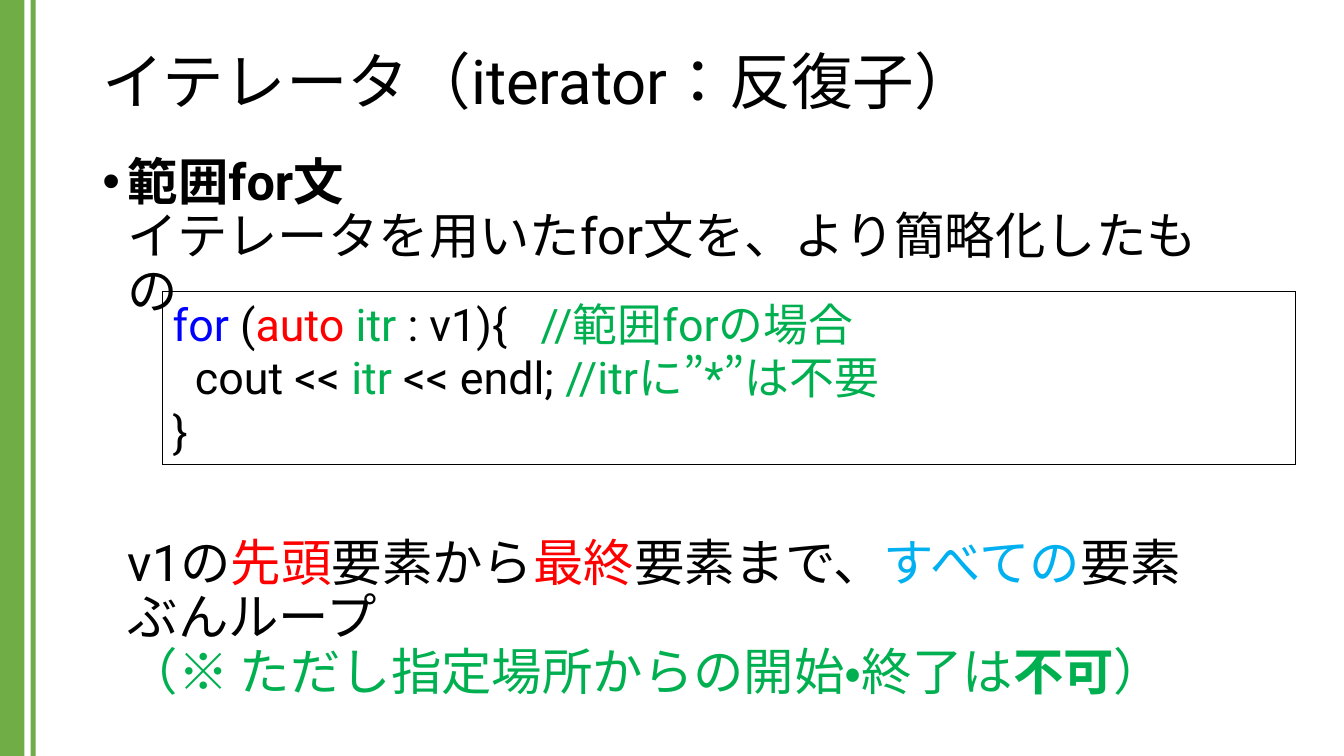
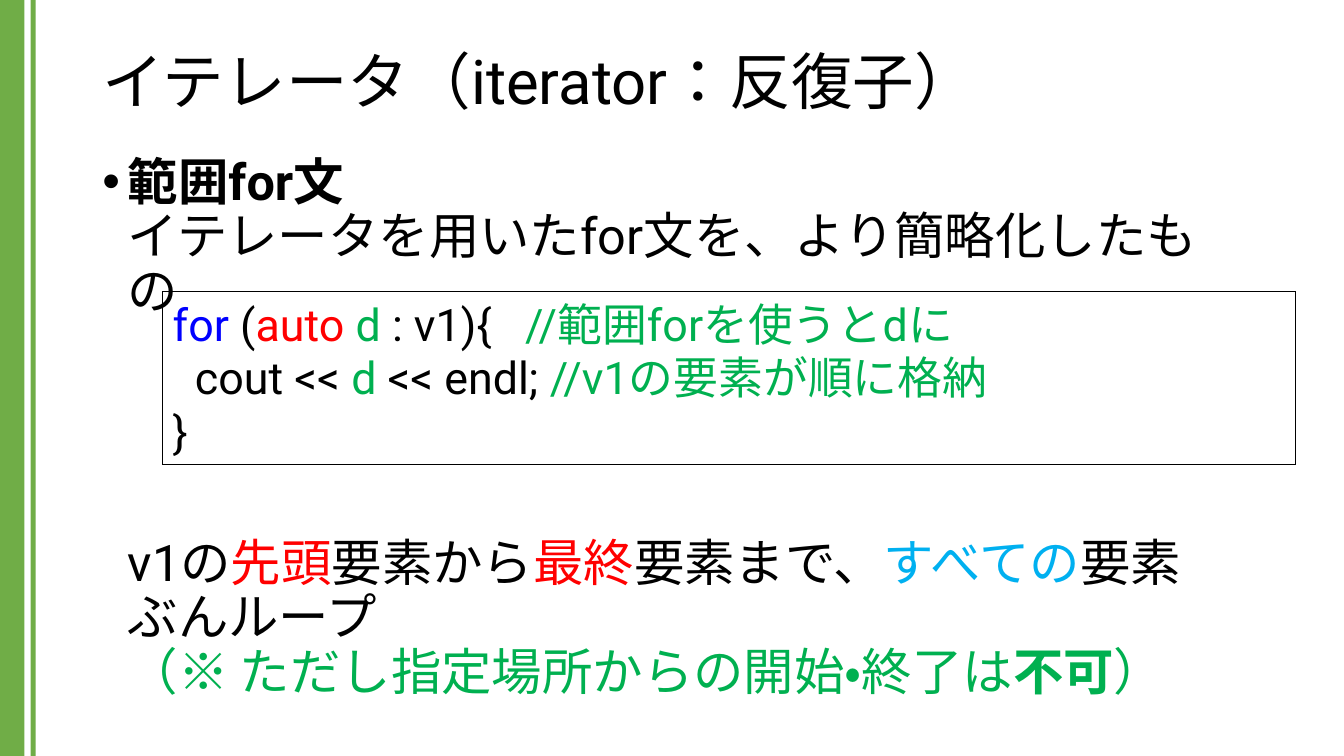
Before and after one commit to kic-murata/cpp2024, a slide deck: slide 27 of 授業資料/講義資料：Vectorクラス.pptx. Drawn at 1344x756 pixels with LibreOffice and Linux fonts; fonts in the diff are those of the drawing. Boxes give left, top, right and bottom in pixels: in the first picture for what was removed or moved away, otherwise in the second. Text is boxed around its words. In the diff, an @@ line names an element or a change of style, - is before the commit and + after.

```diff
--- a/授業資料/講義資料：Vectorクラス.pptx
+++ b/授業資料/講義資料：Vectorクラス.pptx
@@ text in rectangle at <box>173,303,988,400</box>: text changed @@
-for (auto itr : v1){ //範囲forの場合
-cout << itr << endl; //itrに”*”は不要
-}
+for (auto d : v1){ //範囲forを使うとdに
+cout << d << endl; //v1の要素が順に格納
+}
```
Also in this commit, not shown: 3 other slides changed, 1 other file.
